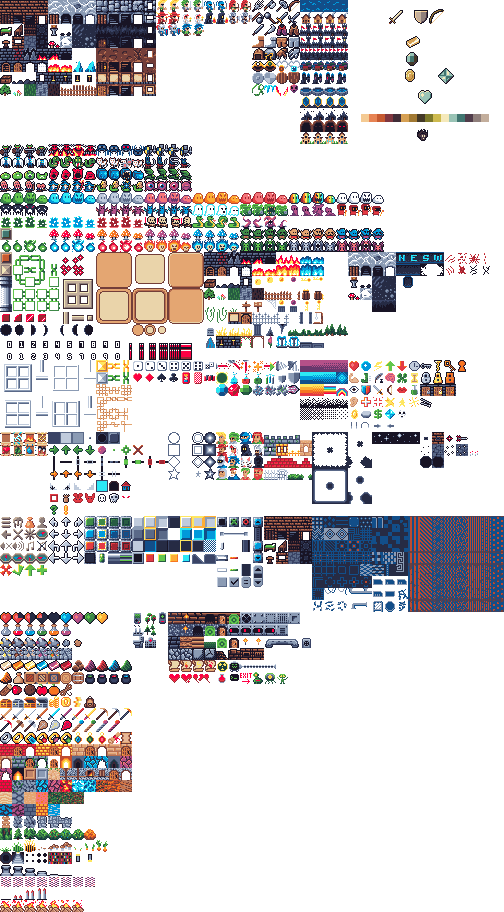
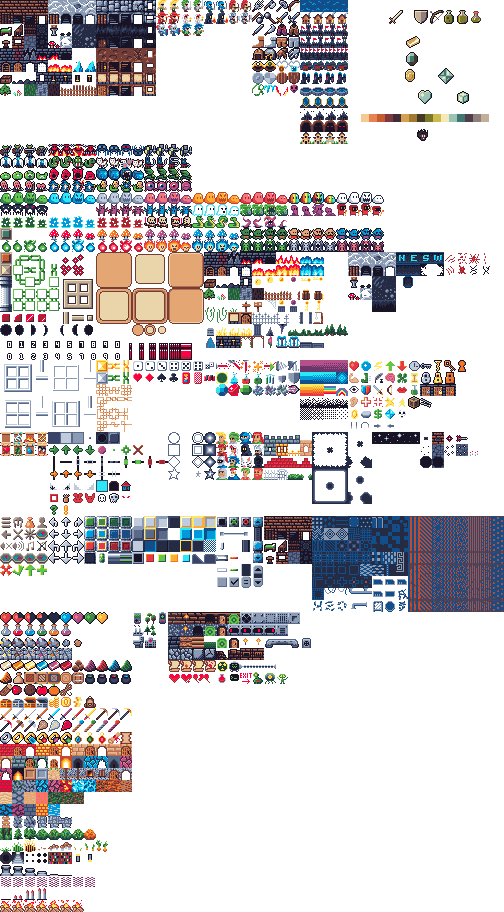
Revision of a layered 504 x 912 image; what changed, layer by layer:
added layer "Layer 5" above "Layer 4" over [457, 91, 469, 104]
added layer "Layer 4" above "Layer 3" over [408, 396, 420, 409]
added layer "Layer 3" above "overlay" over [444, 10, 481, 24]
painted on "overlay" over [429, 9, 444, 24]
painted on "currencies" over [429, 9, 444, 24]
painted on "Layer 1" over [429, 9, 444, 24]
